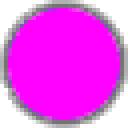
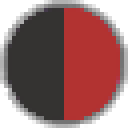
Layered file, before and after one edit (128×128). Changes by layer:
painted on "flag" over [left=8, top=8, right=120, bottom=120]
